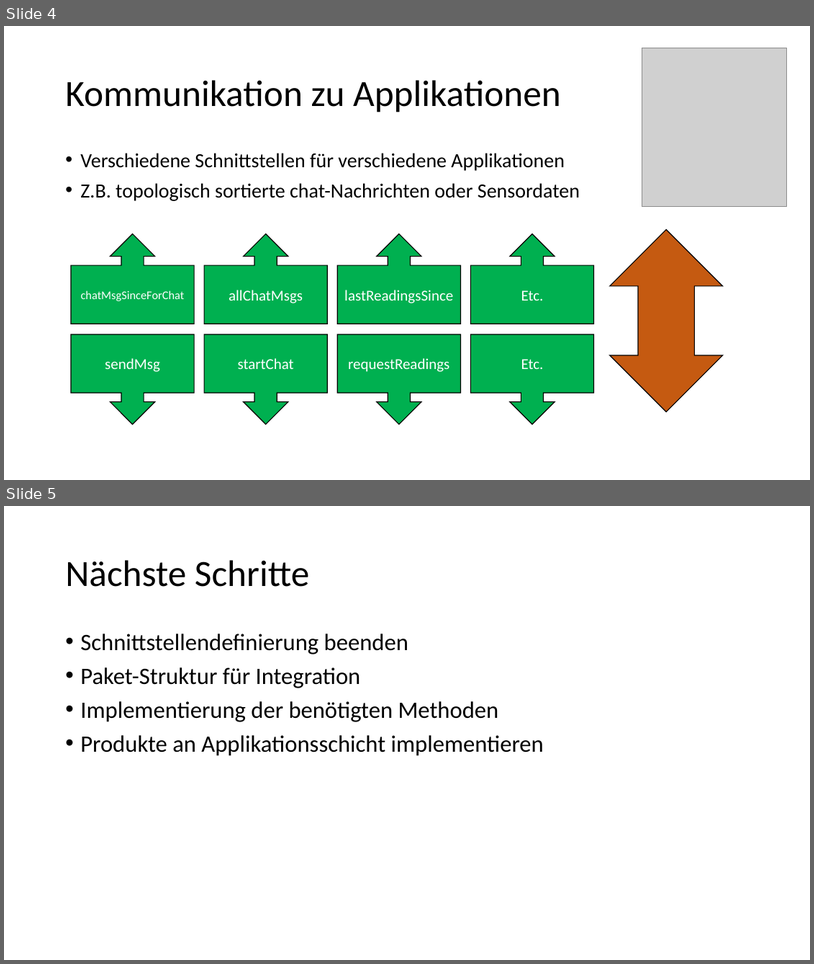
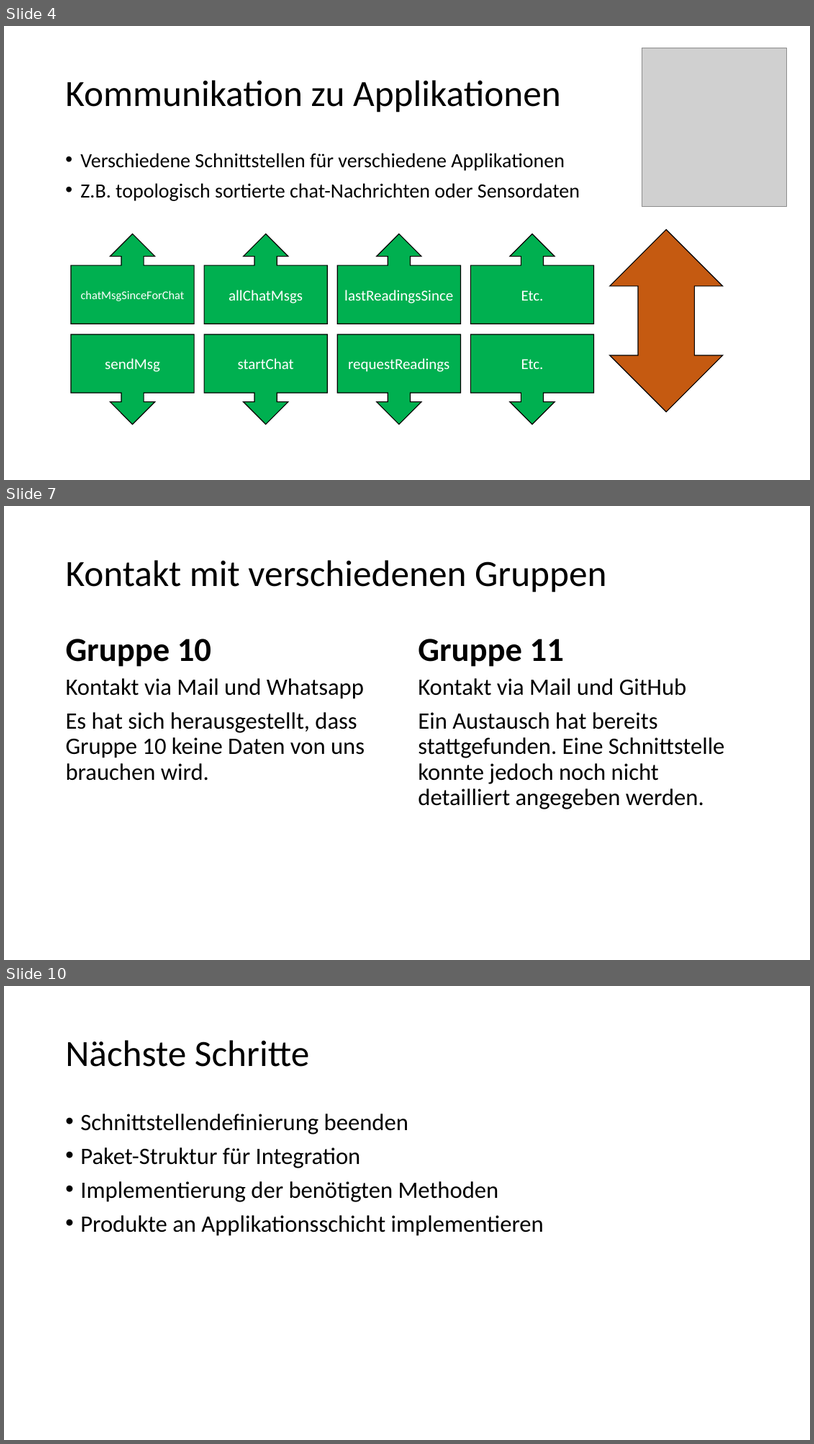
Before and after one commit to cn-uofbasel/BACnet, a slide deck: groups/07-logStore/Presentations/Zwischenstand16.04.2020.pptx. Shown one above the other, each under a label of ours: slides 4 and 5 before the commit, slides 4, 7 and 10 after it; the slides between them are not shown. The pictures are 814x964 and 814x1444 pixels, drawn with LibreOffice and Linux fonts; fonts in the diff are those of the drawing; grey boxes stand for pictures. Boxes give left, top, right and bottom in pixels: in the first picture for what was removed or moved away, otherwise in the second. Text is boxed around its words. In the diff, an @@ line names an element or a change of style, - is before the commit and + after.

```diff
--- a/groups/07-logStore/Presentations/Zwischenstand16.04.2020.pptx
+++ b/groups/07-logStore/Presentations/Zwischenstand16.04.2020.pptx
@@ slide 7 added at bbox=[4, 506, 810, 960], background #FFFFFF @@
@@ title added at bbox=[66, 560, 607, 592], 44 pt, text #000000 @@
+Kontakt mit verschiedenen Gruppen
@@ text added at bbox=[66, 638, 211, 667], 40 pt, text #000000, bold @@
+Gruppe 10
@@ text added at bbox=[418, 638, 564, 667], 40 pt, text #000000, bold @@
+Gruppe 11
@@ text added at bbox=[66, 678, 365, 780], 28 pt, text #000000 @@
+Kontakt via Mail und Whatsapp
+Es hat sich herausgestellt, dass Gruppe 10 keine Daten von uns brauchen wird.
@@ text added at bbox=[418, 678, 725, 809], 28 pt, text #000000 @@
+Kontakt via Mail und GitHub
+Ein Austausch hat bereits stattgefunden. Eine Schnittstelle konnte jedoch noch nicht detailliert angegeben werden.
@@ what was slide 5 is now slide 10 @@
```
Also in this commit, not shown: 4 other slides added.
